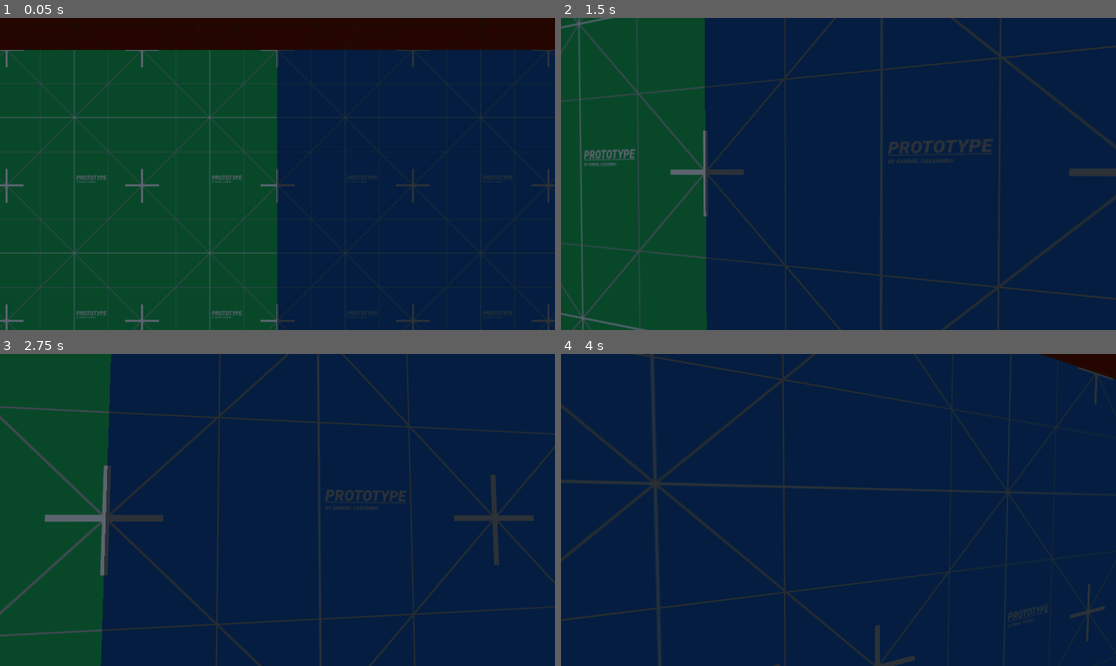
Above: before the commit, frames 1-4 (two rows, left to right).
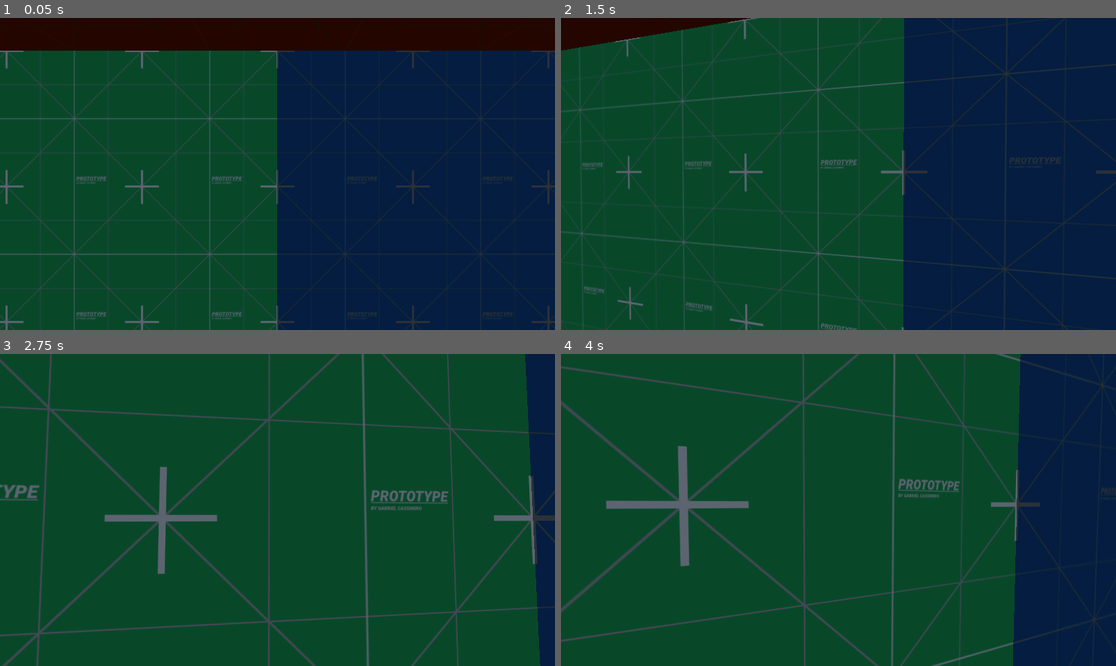
Above: after the commit, the same moments.

Repository: Jorgiz/zombie-fps
Game: Godot game, scene res://main.tscn
Same seed, same stepped clock (60 frames per second), same inputs: the game is played once before the commit and once after it.
Inputs (mouse positions are in pixels of both pictures, inside the frame that each line leads up to):
- Up to frame 1 (0.05 s): no input
- Up to frame 2 (1.5 s): tap Enter at 0.5 s; move the mouse to (866, 174) at 0.52 s; hold Ctrl (crouch) 0.53-1.28 s; hold W (forward) from 0.53 s (still down); click (866, 174) at 0.67 s; tap Space (jump) at 0.77, 1.07 s; tap Shift (run) at 0.8, 1.35 s; move the mouse to (810, 174) at 1.27 s
- Up to frame 3 (2.75 s): keep holding W (forward); tap Space (jump) at 1.52, 1.55, 1.82, 2.1 s; move the mouse to (288, 503) at 2.02 s; hold Ctrl (crouch) from 2.03 s (still down)
- Up to frame 4 (4 s): keep holding W (forward); move the mouse to (832, 516) at 2.77 s; release Ctrl (crouch) at 2.78 s; click (832, 516) at 2.85 s; tap Space (jump) at 3.02, 3.32, 3.77, 3.8 s; tap Shift (run) at 3.05 s; move the mouse to (877, 513) at 3.52 s; hold Ctrl (crouch) from 3.53 s (still down)

The runs differ from the first frame. In frame 1, 2.9% of the frame differs, in the area x 0-100%, y 10-100%; in frame 2, 42%; in frame 3, 79%; in frame 4, 83%, in the area x 0-100%, y 0-100%.

Commit message:
idle and walking working

Diff:
--- a/player/animation_player.gd
+++ b/player/animation_player.gd
@@ -1,11 +1,6 @@
 extends AnimationPlayer
 
 @export var crouching_speed: float = 5
-
-
-func _ready() -> void:
-	get_parent().connect("crouching", on_is_crouching)
-
 
 func on_is_crouching(state: bool) -> void:
 	if state:
--- /dev/null
+++ b/player/movement_states/idle.gd
@@ -0,0 +1,25 @@
+extends State
+
+
+func enter() -> void:
+	print("idle")
+	Global.player.speed = 0
+
+
+func physics_update(delta: float) -> void:
+	var is_walking = Global.player.get_inputs()
+	if is_walking:
+		emit_signal("change_state", "walking")
+		return
+
+	var is_jumping = Input.is_action_just_pressed("jump") and Global.player.is_on_floor()
+	if is_jumping:
+		emit_signal("change_state", "jump")
+		return
+
+	var is_crouching = Input.is_action_pressed("crouch")
+	if is_crouching:
+		emit_signal("change_state", "crouch")
+		return
+
+	Global.player.move() # moves with 0 speed (deaccelerate)
--- /dev/null
+++ b/player/movement_states/walk.gd
@@ -0,0 +1,30 @@
+extends State
+
+
+func enter() -> void:
+	print("walking")
+	Global.player.speed = Global.player.walking_speed
+
+
+func physics_update(delta: float) -> void:
+	var not_walking = not Global.player.get_inputs()
+	if not_walking:
+		emit_signal("change_state", "idle")
+		return
+
+	var is_running = Input.is_action_pressed("run")
+	if is_running:
+		emit_signal("change_state", "running")
+		return
+
+	var is_jumping = Input.is_action_just_pressed("jump") and Global.player.is_on_floor()
+	if is_jumping:
+		emit_signal("change_state", "jump")
+		return
+
+	var is_crouching = Input.is_action_pressed("crouch")
+	if is_crouching:
+		emit_signal("change_state", "crouch")
+		return
+
+	Global.player.move()
--- a/player/player.gd
+++ b/player/player.gd
@@ -1,66 +1,42 @@
 extends CharacterBody3D
+class_name Player
 
-signal crouching(state: bool)
+@export var camera: Camera3D
 
-@export var head: Camera3D
-@export var uncrouch_check: ShapeCast3D
-
-@export_category("Attributes")
 @export var walking_speed: int = 4
 @export var running_speed: int = 8
 @export var crouching_speed: int = 2
-@export var jumping_velocity: float = 4.5
-@export var floor_friction: float = .5
-@export var air_friction: float = .2
+@export var jump_velocity: float = 4.5
 
-var speed: int = 4
-var player_is_on_floor: bool
+var speed: int = 0
 
-var is_crouching: bool
-var waiting_to_uncrouch
+@onready var gravity = ProjectSettings.get_setting("physics/3d/default_gravity")
 
-@onready var gravity: float = ProjectSettings.get_setting("physics/3d/default_gravity")
+func _enter_tree() -> void:
+	Global.player = self
+
 
 func _physics_process(delta: float) -> void:
-	check_if_on_floor()
-	if not player_is_on_floor: apply_gravity(delta)
-	align_player_with_head()
-	handle_movement(Input.get_vector("left", "right", "forward", "backward"))
-	handle_running()
-	handle_crouching()
-	handle_jumping()
+	apply_gravity(delta)
+	align_player_rotation_with_view()
 	move_and_slide()
-
-
-func check_if_on_floor() -> void:
-	player_is_on_floor = is_on_floor()
 
 
 func apply_gravity(delta: float) -> void:
 	velocity.y -= gravity * delta
 
 
-func align_player_with_head() -> void:
-	self.global_rotation.y = head.global_rotation.y
+func align_player_rotation_with_view() -> void:
+	self.rotation.y = camera.rotation.y
 
 
-func handle_movement(direction: Vector2) -> void:
+func get_inputs() -> Vector2:
+	return Input.get_vector("left", "right", "forward", "backward")
+
+
+func move() -> void:
+	var direction = get_inputs()
 	var target_velocity = basis * Vector3(direction.x, 0, direction.y) * speed
-	var friction = floor_friction if player_is_on_floor else air_friction
+	var friction = Global.floor_friction if is_on_floor() else Global.air_friction
 	velocity.x = move_toward(velocity.x, target_velocity.x, friction)
 	velocity.z = move_toward(velocity.z, target_velocity.z, friction)
-
-
-func handle_running() -> void:
-	if Input.is_action_pressed("run"):
-		speed = running_speed
-	else:
-		speed = walking_speed
-
-
-func handle_crouching() -> void:
-	pass
-
-
-func handle_jumping() -> void:
-	if Input.is_action_just_pressed("jump") and player_is_on_floor: velocity.y = jumping_velocity
--- a/player/player.tscn
+++ b/player/player.tscn
@@ -1,8 +1,11 @@
-[gd_scene load_steps=10 format=3 uid="uid://ttej4bmfffd0"]
+[gd_scene load_steps=13 format=3 uid="uid://ttej4bmfffd0"]
 
 [ext_resource type="Script" uid="uid://cly0td3xm6t4n" path="res://player/player.gd" id="1_g1dw6"]
 [ext_resource type="Script" uid="uid://dx7bbljbytb8g" path="res://player/head.gd" id="1_oul6g"]
 [ext_resource type="Script" uid="uid://kpncan7nxkc1" path="res://player/animation_player.gd" id="3_g1dw6"]
+[ext_resource type="Script" uid="uid://d26v8rasofeb2" path="res://state_machine/state_machine.gd" id="4_qjkh3"]
+[ext_resource type="Script" uid="uid://bhcaqcbyryhj1" path="res://player/movement_states/idle.gd" id="5_g6k8r"]
+[ext_resource type="Script" uid="uid://dvb1sb4gwa215" path="res://player/movement_states/walk.gd" id="6_g6k8r"]
 
 [sub_resource type="CapsuleMesh" id="CapsuleMesh_ehsmr"]
 
@@ -198,12 +201,10 @@
 &"crouch placeholder": SubResource("Animation_rkbax")
 }
 
-[node name="Player" type="CharacterBody3D" node_paths=PackedStringArray("head", "uncrouch_check")]
+[node name="Player" type="CharacterBody3D" node_paths=PackedStringArray("camera")]
 collision_mask = 3
 script = ExtResource("1_g1dw6")
-head = NodePath("Head/Camera3D")
-uncrouch_check = NodePath("Head/UncrouchCheck")
-metadata/_edit_group_ = true
+camera = NodePath("Head/Camera3D")
 
 [node name="MeshInstance3D" type="MeshInstance3D" parent="."]
 transform = Transform3D(1, 0, 0, 0, 1, 0, 0, 0, 1, 0, 1, 0)
@@ -236,3 +237,15 @@
 &"": SubResource("AnimationLibrary_g1dw6")
 }
 script = ExtResource("3_g1dw6")
+
+[node name="MovementStateMachine" type="Node" parent="."]
+script = ExtResource("4_qjkh3")
+metadata/_custom_type_script = "uid://d26v8rasofeb2"
+
+[node name="Idle" type="Node" parent="MovementStateMachine"]
+script = ExtResource("5_g6k8r")
+metadata/_custom_type_script = "uid://c5kpej2r2e8pg"
+
+[node name="Walking" type="Node" parent="MovementStateMachine"]
+script = ExtResource("6_g6k8r")
+metadata/_custom_type_script = "uid://c5kpej2r2e8pg"
--- a/project.godot
+++ b/project.godot
@@ -10,10 +10,14 @@
 
 [application]
 
-config/name="cod zombie like"
+config/name="zombie fps"
 run/main_scene="uid://cj7bbhsrlv2xl"
 config/features=PackedStringArray("4.4", "Forward Plus")
 config/icon="res://icon.svg"
+
+[autoload]
+
+Global="*res://singletons/global.gd"
 
 [editor_plugins]
 
@@ -65,3 +69,7 @@
 [layer_names]
 
 3d_physics/layer_2="world"
+
+[physics]
+
+common/physics_interpolation=true
--- /dev/null
+++ b/singletons/global.gd
@@ -0,0 +1,6 @@
+extends Node
+
+var player: Player
+
+var floor_friction: float = .5
+var air_friction: float = .15
--- /dev/null
+++ b/state_machine/state.gd
@@ -0,0 +1,9 @@
+extends Node
+class_name State
+
+signal change_state(state_name: String)
+
+func enter() -> void: pass
+func update(delta: float) -> void: pass
+func physics_update(delta: float) -> void: pass
+func exit() -> void: pass
--- /dev/null
+++ b/state_machine/state_machine.gd
@@ -0,0 +1,37 @@
+extends Node
+class_name StateMachine
+
+var states: Dictionary [String, State]
+var current_state: State
+
+
+func _ready() -> void:
+	for state in get_children():
+		states.set(state.name.to_lower(), state)
+		state.connect("change_state", on_change_state)
+
+	if states.is_empty():
+		push_error("State Machine has no States as childs")
+		return
+
+	current_state = states.values()[0]
+	current_state.enter()
+
+
+func _process(delta: float) -> void:
+	current_state.update(delta)
+
+
+func _physics_process(delta: float) -> void:
+	current_state.physics_update(delta)
+
+
+func on_change_state(state_name: String) -> void:
+	state_name = state_name.to_lower()
+
+	if state_name == current_state.name: return
+	if not states.get(state_name): return
+
+	current_state.exit()
+	current_state = states.get(state_name)
+	current_state.enter()
Not shown, added: player/movement_states/idle.gd.uid
Not shown, added: player/movement_states/walk.gd.uid
Not shown, added: singletons/global.gd.uid
Not shown, added: state_machine/state.gd.uid
Not shown, added: state_machine/state_machine.gd.uid
